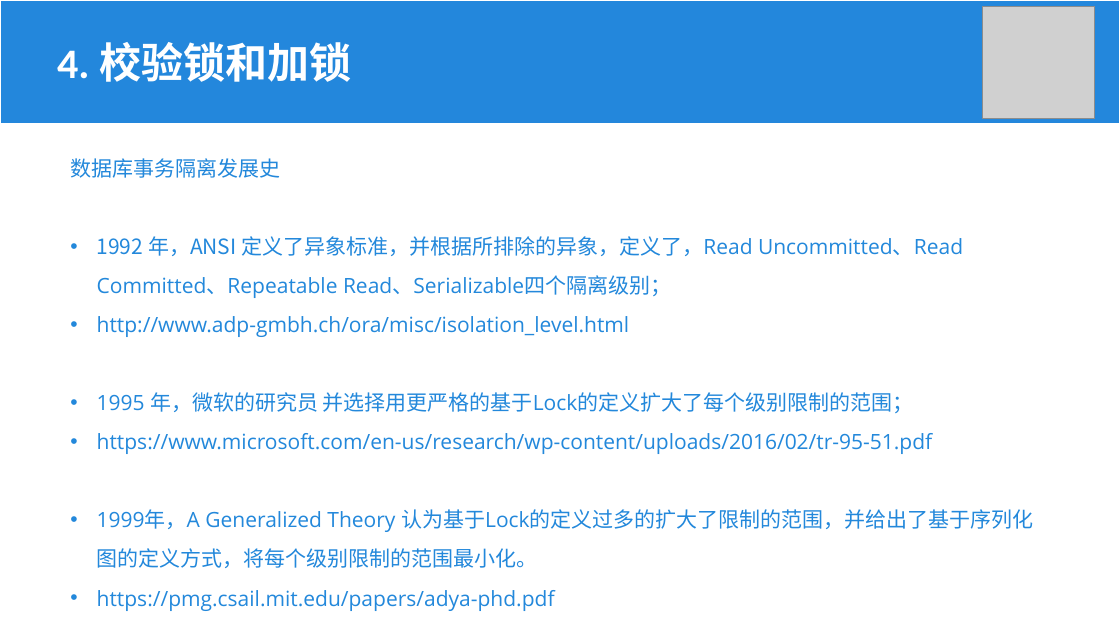
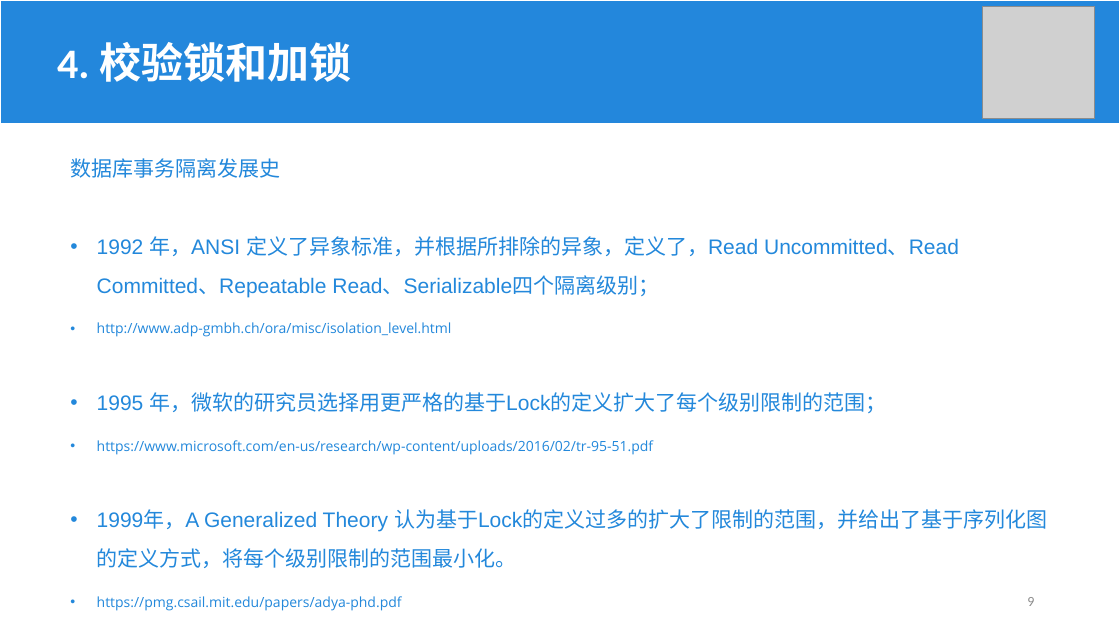
Before and after one commit to Khighness/bplustree, a slide deck: slide 9 of docs/cantai.pptx. Drawn at 1120x630 pixels with LibreOffice and Linux fonts; fonts in the diff are those of the drawing; grey boxes stand for pictures. Boxes give left, top, right and bottom in pixels: in the first picture for what was removed or moved away, otherwise in the second. Text is boxed around its words. In the diff, an @@ line names an element or a change of style, - is before the commit and + after.

```diff
--- a/docs/cantai.pptx
+++ b/docs/cantai.pptx
@@ text at [97,236,1047,611]: font Noto Sans CJK SC to Arial in "1992 年，ANSI"; font Open Sans to Arial in "定义了异象标准，并根据所排除的异象，定义了，Read Uncommitted、Read Committed、Repeat ...", "1999年，A Generalized Theory 认为基于Lock的定义过多的扩大了限制的范围，并给出了基于序列化图 ..."; size 18 to 12 pt in "http://www.adp-gmbh.ch/ora/misc/isolation_level.html", "https://www.microsoft.com/en-us/research/wp-content/uploads/ ...", "https://pmg.csail.mit.edu/papers/adya-phd.pdf" @@
@@ text at [97,392,886,413]: text changed; font Open Sans to Arial @@
-• 1995 年，微软的研究员 并选择用更严格的基于Lock的定义扩大了每个级别限制的范围；
+• 1995 年，微软的研究员选择用更严格的基于Lock的定义扩大了每个级别限制的范围；
@@ page number added at [1027,597,1034,606], 12 pt, text #8C8C8C @@
+9
```
Also in this commit, not shown: 35 other slides changed, 1 slide removed, 1 other file.
